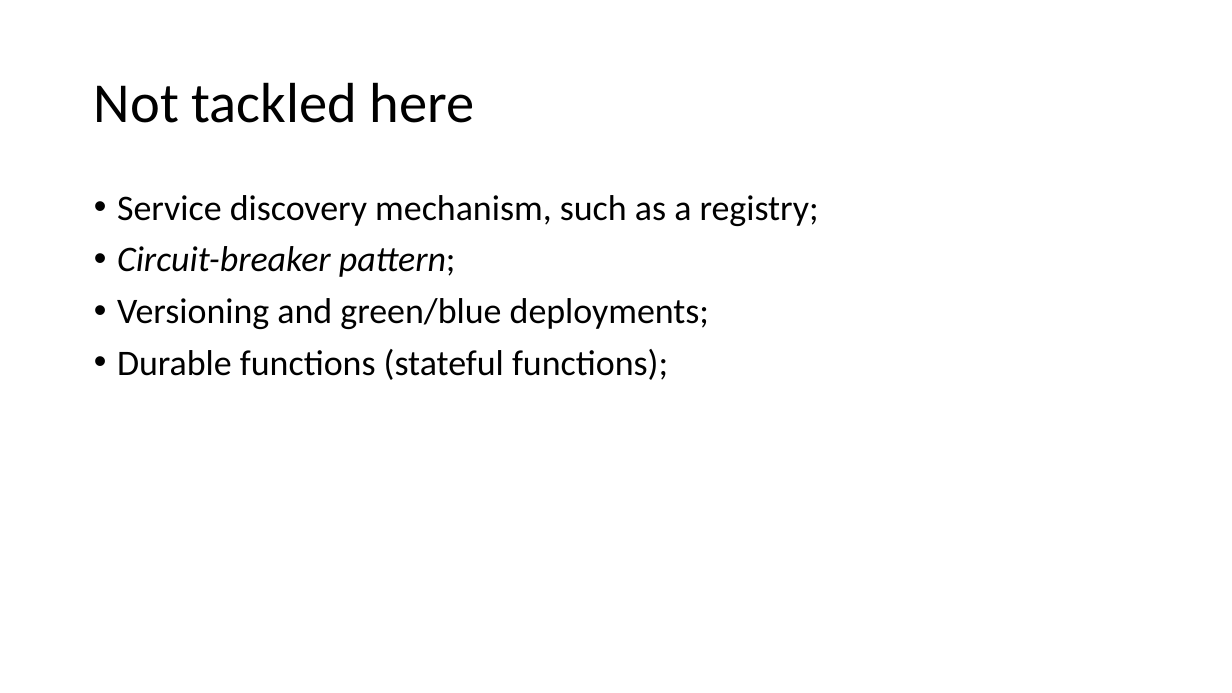
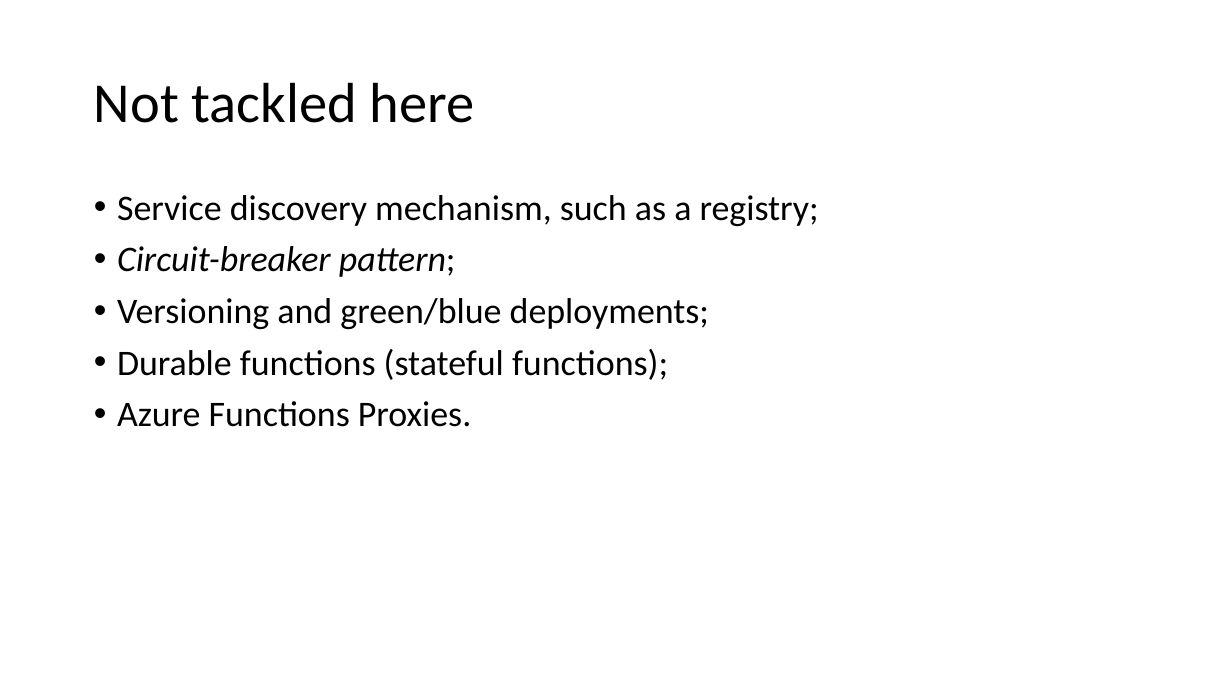
Before and after one commit to Dekorg/TrackApartmentsApp, a slide deck: slide 26 of Presentation/Azure Functions.pptx (slide 28 before the commit). Drawn at 1232x693 pixels with LibreOffice and Linux fonts; fonts in the diff are those of the drawing. Boxes give left, top, right and bottom in pixels: in the first picture for what was removed or moved away, otherwise in the second. Text is boxed around its words. In the diff, an @@ line names an element or a change of style, - is before the commit and + after.

Commit message:
Updated presentation

```diff
--- a/Presentation/Azure Functions.pptx
+++ b/Presentation/Azure Functions.pptx
@@ text at <box>117,401,471,427</box>: paragraph added @@
+• Azure Functions Proxies.
```
Also in this commit, not shown: 4 other slides changed, 1 slide added, 2 slides removed, 1 other file.
